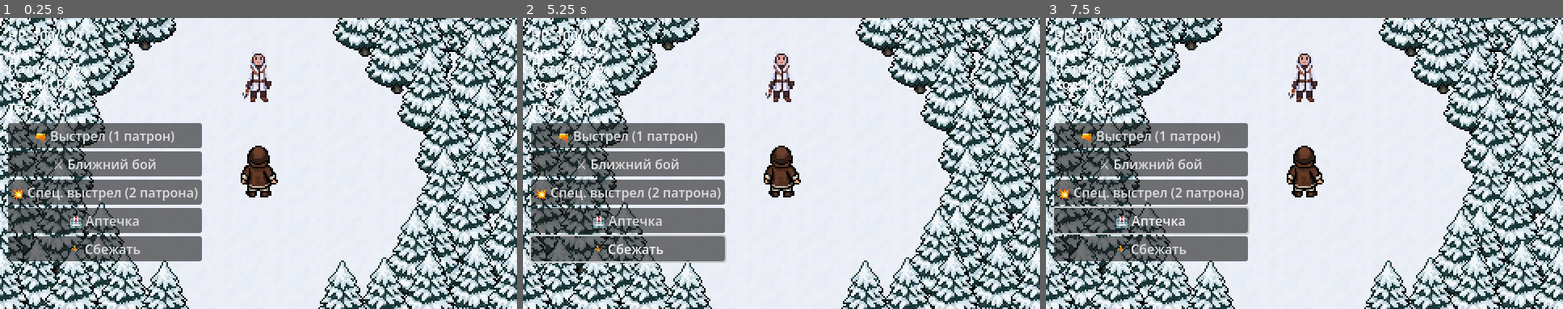
Above: before the commit, frames 1-3 (left to right).
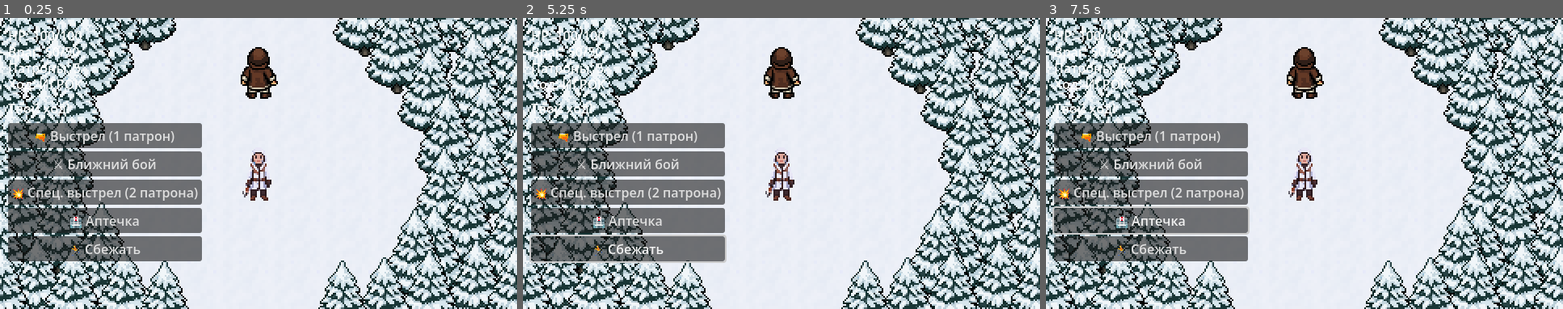
Above: after the commit, the same moments.

Repository: DLNklop/FrostAndDark
Game: Godot game, scene res://tscn/battle.tscn
Two runs of this game, one before a commit and one after it. Both use one fixed random seed, a clock stepped at 60 frames per second and the inputs below. This scene is started directly instead of the project's main scene.
Inputs (mouse positions are in pixels of both pictures, inside the frame that each line leads up to):
- Up to frame 1 (0.25 s): no input
- Up to frame 2 (5.25 s): click "🔫 Выстрел (1 патрон)" at 0.5 s; click "⚔️ Ближний бой" at 1.25 s; click "💥 Спец. выстрел (2 патрона)" at 2 s; click "🏥 Аптечка" at 2.75 s; click "🏃 Сбежать" at 3.5 s; tap Enter at 4.25, 5.1 s; move the mouse to (895, 148) at 4.27 s; hold Right (ui_right) 4.28-5.03 s; tap H (use_medkit) at 4.35 s; click (895, 148) at 4.42 s; tap Space at 5 s; move the mouse to (678, 178) at 5.02 s; hold Down (ui_down) from 5.03 s (still down)
- Up to frame 3 (7.5 s): tap Enter at 5.75, 7.25 s; move the mouse to (1356, 99) at 5.77 s; release Down (ui_down) at 5.78 s; hold Right (ui_right) 5.78-6.53 s; tap Keypad Enter at 5.85 s; tap Space at 6.5 s; move the mouse to (1278, 221) at 6.52 s; hold Up (ui_up) 6.53-7.28 s; tap I at 6.6 s; click (1278, 221) at 6.67 s; move the mouse to (1459, 207) at 7.27 s; hold Left (ui_left) from 7.28 s (still down); tap H (use_medkit) at 7.35 s

The runs differ from the first frame. In frame 1, 1.7% of the frame differs, in the area x 46-54%, y 10-63%; in frame 2, 1.7%; in frame 3, 1.7%.

Commit message:
update branch

Diff:
--- a/tscn/battle.tscn
+++ b/tscn/battle.tscn
@@ -226,8 +226,8 @@
 
 [node name="enemy" type="Sprite2D" parent="." unique_id=547394027]
 position = Vector2(160, 96)
-texture = ExtResource("3_0qxp1")
+texture = ExtResource("4_x6mew")
 
 [node name="player" type="Sprite2D" parent="." unique_id=1063560266]
 position = Vector2(160, 35)
-texture = ExtResource("4_x6mew")
+texture = ExtResource("3_0qxp1")
--- a/tscn/item_ammo.tscn
+++ b/tscn/item_ammo.tscn
@@ -1,21 +1,21 @@
 [gd_scene format=4 uid="uid://citem1234567"]
 
 [ext_resource type="Texture2D" uid="uid://bglpamya13cg" path="res://sprite_objects/snow_sprite.png" id="1_snow"]
-[ext_resource type="Script" uid="uid://d3k8p2m7x9q1w" path="res://scripts/item.gd" id="2_script"]
+[ext_resource type="Script" uid="uid://d3k8p2m7x9q1w" path="res://scripts/item_pickup.gd" id="2_script"]
 
 [sub_resource type="RectangleShape2D" id="RectangleShape2D_pickup"]
 size = Vector2(20, 20)
 
-[node name="ItemPickup" type="Node2D" unique_id=1000000001]
-script = ExtResource("2_script")
+[node name="ItemPickup" type="Area2D" unique_id=1000000001]
+item_id = "ammo"
+item_name = "Патроны"
+amount = 5
 
 [node name="Sprite2D" type="Sprite2D" parent="."]
 texture = ExtResource("1_snow")
 scale = Vector2(0.5, 0.5)
 
-[node name="Area2D" type="Area2D" parent="."]
-
-[node name="CollisionShape2D" type="CollisionShape2D" parent="Area2D"]
+[node name="CollisionShape2D" type="CollisionShape2D" parent="."]
 shape = SubResource("RectangleShape2D_pickup")
 
 [node name="Label" type="Label" parent="."]
--- a/tscn/item_medkit.tscn
+++ b/tscn/item_medkit.tscn
@@ -1,13 +1,12 @@
 [gd_scene format=4 uid="uid://cmedkit123456"]
 
 [ext_resource type="Texture2D" uid="uid://bglpamya13cg" path="res://sprite_objects/snow_sprite.png" id="1_snow"]
-[ext_resource type="Script" uid="uid://d3k8p2m7x9q1w" path="res://scripts/item.gd" id="2_script"]
+[ext_resource type="Script" uid="uid://d3k8p2m7x9q1w" path="res://scripts/item_pickup.gd" id="2_script"]
 
 [sub_resource type="RectangleShape2D" id="RectangleShape2D_pickup"]
 size = Vector2(20, 20)
 
-[node name="MedKitPickup" type="Node2D" unique_id=1000000002]
-script = ExtResource("2_script")
+[node name="MedKitPickup" type="Area2D" unique_id=1000000002]
 item_id = "medkit"
 item_name = "Аптечка"
 amount = 1
@@ -17,9 +16,7 @@
 texture = ExtResource("1_snow")
 scale = Vector2(0.5, 0.5)
 
-[node name="Area2D" type="Area2D" parent="."]
-
-[node name="CollisionShape2D" type="CollisionShape2D" parent="Area2D"]
+[node name="CollisionShape2D" type="CollisionShape2D" parent="."]
 shape = SubResource("RectangleShape2D_pickup")
 
 [node name="Label" type="Label" parent="."]
Not shown, added: scripts/BattleSystem.gd.uid
Not shown, added: scripts/battle.gd.uid
Not shown, added: scripts/item.gd.uid
Not shown, added: tscn/item_ammo.tscn.uid
Not shown, added: tscn/item_medkit.tscn.uid
Not shown, changed: .gitignore
